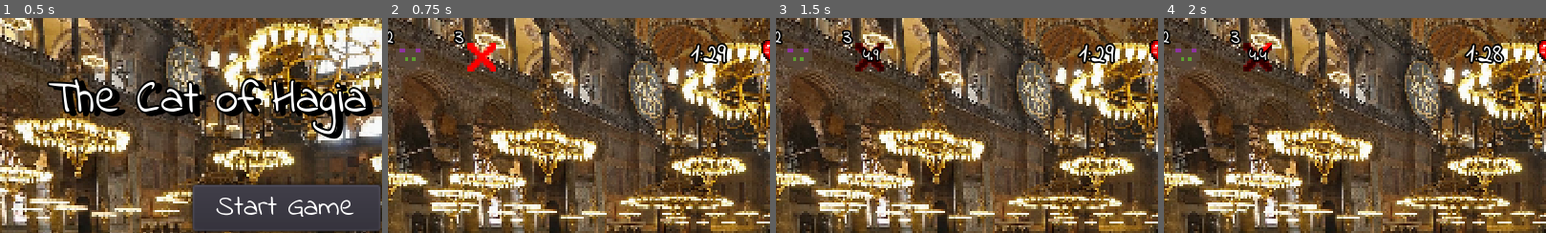
Above: before the commit, frames 1-4 (left to right).
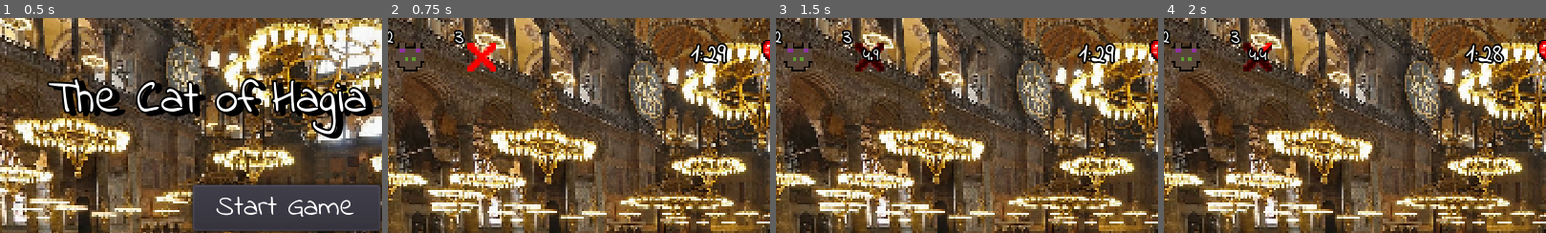
Above: after the commit, the same moments.

Repository: Frozander/BAUGamejam2021
Game: Godot game, scene res://Scenes/TitleScreen.tscn
Two runs of this game, one before a commit and one after it. Both use one fixed random seed, a clock stepped at 60 frames per second and the inputs below. Sound files missing from this copy of the repository are replaced by a short silence.
Inputs:
- Up to frame 1 (0.5 s): no input
- Up to frame 2 (0.75 s): click "Start Game" at 0.5 s
- Up to frame 3 (1.5 s): tap Enter at 1.25 s; hold Right (ui_right) from 1.28 s (still down); tap 3 (leave) at 1.35 s
- Up to frame 4 (2 s): keep holding Right (ui_right)
The pictures show only the part of the screen within x 12-62%, y 0-50%; the shares and areas given below are measured in that part.

Frame 1 is identical in both runs. In frame 2, 0.2% of the frame differs, in the area x 2-10%, y 11-25%; in frame 3, 0.2%; in frame 4, 0.2%.

Commit message:
Added outline to cat's face

Diff:
--- a/Assets/Prefabs/HUD.tscn
+++ b/Assets/Prefabs/HUD.tscn
@@ -6,6 +6,12 @@
 [ext_resource path="res://Assets/Scripts/HUD.gd" type="Script" id=4]
 [ext_resource path="res://Assets/Sprites/x_resized_16.png" type="Texture" id=5]
 [ext_resource path="res://Assets/Sprites/cat_face16.png" type="Texture" id=6]
+[ext_resource path="res://Assets/Shaders/outline.shader" type="Shader" id=7]
+
+[sub_resource type="ShaderMaterial" id=1]
+shader = ExtResource( 7 )
+shader_param/outLineSize = 0.06
+shader_param/outLineColor = Plane( 0, 0, 0, 1 )
 
 [node name="HUD" type="Node2D"]
 position = Vector2( 7.94597, 7.41624 )
@@ -28,6 +34,7 @@
 ability_label = "3"
 
 [node name="AbilityButton3" parent="." instance=ExtResource( 1 )]
+material = SubResource( 1 )
 margin_left = 56.0
 margin_top = 14.1139
 margin_right = 72.0
--- /dev/null
+++ b/Assets/Shaders/outline.shader
@@ -0,0 +1,25 @@
+shader_type canvas_item;
+render_mode blend_mix;
+
+uniform float outLineSize  = 0.06;
+uniform vec4  outLineColor = vec4(0.0, 0.0, 0.0, 1.0);
+
+void fragment()
+{
+    vec4 tcol = texture(TEXTURE, UV);
+
+    if (tcol.a == 0.0)
+    {
+        if (texture(TEXTURE, UV + vec2(0.0,          outLineSize)).a  != 0.0 ||
+            texture(TEXTURE, UV + vec2(0.0,         -outLineSize)).a  != 0.0 ||
+            texture(TEXTURE, UV + vec2(outLineSize,  0.0)).a          != 0.0 ||
+            texture(TEXTURE, UV + vec2(-outLineSize, 0.0)).a          != 0.0 ||
+            texture(TEXTURE, UV + vec2(-outLineSize, outLineSize)).a  != 0.0 ||
+            texture(TEXTURE, UV + vec2(-outLineSize, -outLineSize)).a != 0.0 ||
+            texture(TEXTURE, UV + vec2(outLineSize,  outLineSize)).a  != 0.0 ||
+            texture(TEXTURE, UV + vec2(outLineSize,  -outLineSize)).a != 0.0)
+            tcol = outLineColor;
+    }
+
+    COLOR = tcol;
+}
Not shown: 1 places in Assets/Prefabs/HUD.tscn that only renumber resources
Binary file added: Assets/Sprites/cat_face.png
Not shown, added: Assets/Sprites/cat_face.png.import
